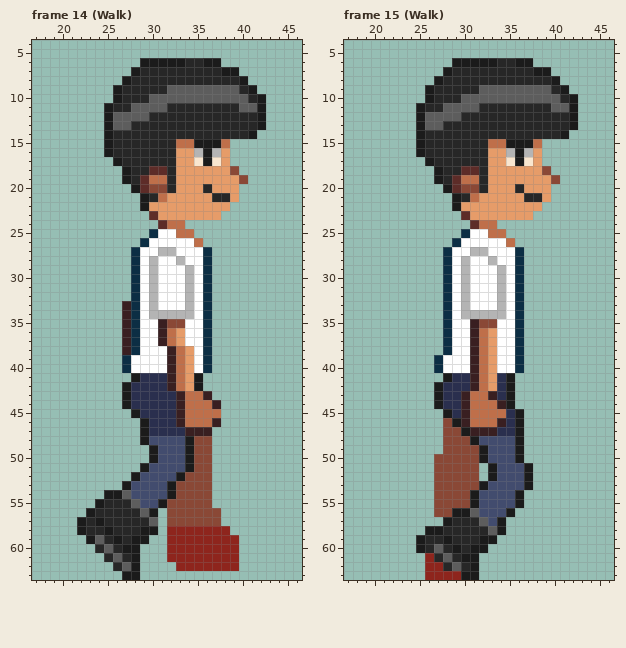
Two states of a pixel-art file, TheDreams/Assets/Character/Images/MainCharacter/Sprite-0001.aseprite. This is how it looked before the edit.
64x64 pixels, 18 frames. Shown: frame 14 (Walk): x 17..46, y 4..63; frame 15 (Walk): x 17..46, y 4..63. The commit also changed other frames, which this record leaves out.
Once edited:
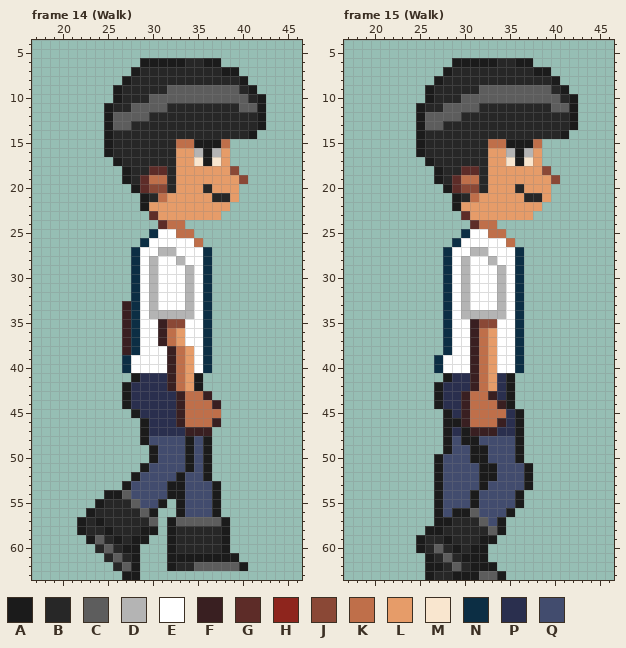
Palette (. is transparent): A #1b1b1b  B #272727  C #5d5d5d  D #b4b4b4  E #ffffff  F #391f21  G #5d2c28  H #8e251d  J #8a4836  K #bf6f4a  L #e69c69  M #f9e6cf  N #0c2e44  P #2a2f4e  Q #424c6e
The edit:
Frame 14 (Walk), layer "Leg#2":
y 48..51: x 35..36 JJ -> QA
y 52: x 34..36 JJJ -> QQA
y 53..54: x 33..37 JJJJ. -> AQQQA
y 55: x 32..37 JJJJJ. -> .AQQQA
y 56: x 32..37 JJJJJJ -> .AQQQA
y 57: x 32..38 JJJJJJ. -> ACCCCCA
y 58: x 32..38 HHHHHHH -> ABBBBBA
y 59..60: x 32..39 HHHHHHHH -> ABBBBBA.
y 61: x 32..39 HHHHHHHH -> AAAAAAAA
y 62: x 32..40 .HHHHHHH. -> ABBCCCCCA
Frame 15 (Walk), layer "Leg#2":
y 46: x 28 J -> A
y 47: x 28..29 JJ -> AP
y 48: x 28..30 JJJ -> AQA
y 49: x 28..31 JJJJ -> AQQA
y 50: x 27..31 JJJJJ -> AQQQA
y 51..52: x 27..32 JJJJJ. -> AQQQQA
y 53: x 27..31 JJJJJ -> AQQQQ
y 54..55: x 27..30 JJJJ -> AQQQ
y 56: x 27..28 JJ -> AQ
y 57: x 27 . -> A
y 61: x 26 H -> A; x 32 . -> A
y 62: x 26..27 HH -> AA; x 32..33 .. -> AA
y 63: x 26..29 HHHH -> ABBA; x 32..34 ... -> CCA
